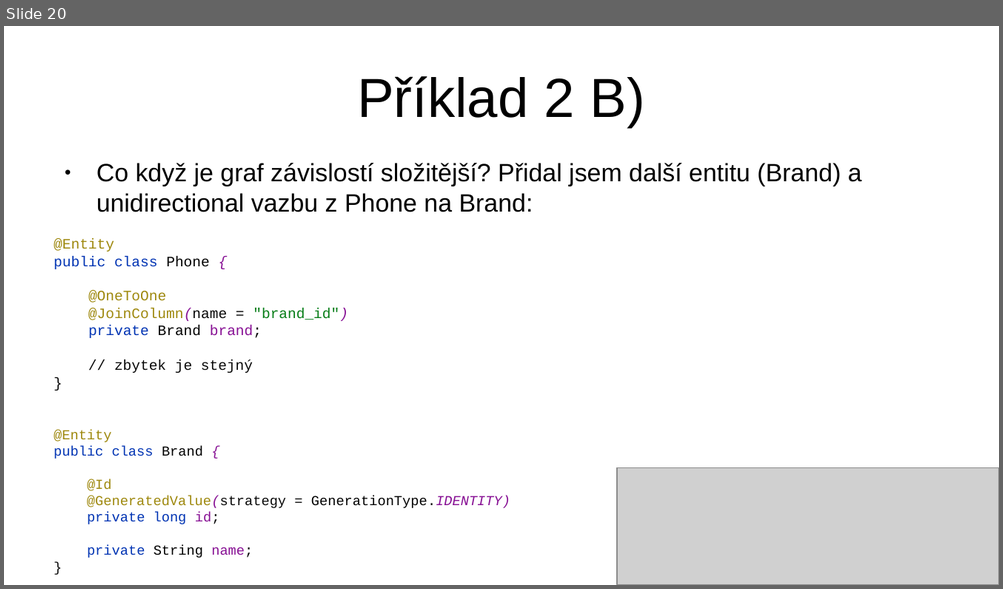
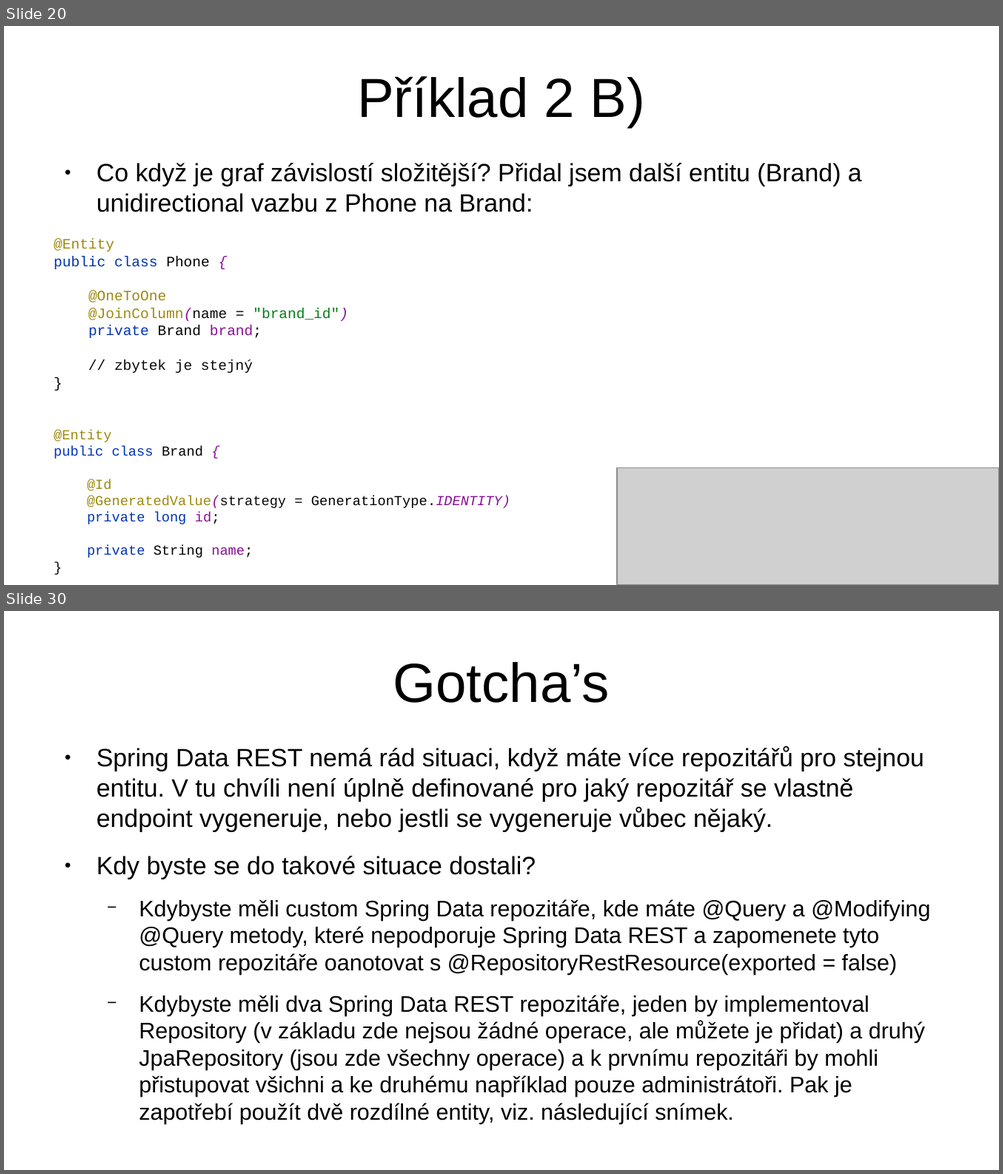
Before and after one commit to jirkapinkas/javadays-2020, a slide deck: spring-data-rest/Prednaska.odp. Shown one above the other, each under a label of ours: slide 20 before the commit, slides 20 and 30 after it; the slides between them are not shown. The pictures are 1003x589 and 1003x1174 pixels, drawn with LibreOffice and Linux fonts; fonts in the diff are those of the drawing; grey boxes stand for pictures. Boxes give left, top, right and bottom in pixels: in the first picture for what was removed or moved away, otherwise in the second. Text is boxed around its words. In the diff, an @@ line names an element or a change of style, - is before the commit and + after.

```diff
--- a/spring-data-rest/Prednaska.odp
+++ b/spring-data-rest/Prednaska.odp
@@ slide 30 added at bbox=[4, 611, 999, 1170], background #FFFFFF @@
@@ title added at bbox=[392, 662, 609, 703], 44 pt, text #000000 @@
+Gotcha’s
@@ text added at bbox=[96, 746, 930, 1125], 18 pt, text #000000 @@
+● Spring Data REST nemá rád situaci, když máte více repozitářů pro stejnou entitu. V tu chvíli není úplně definované pro jaký repozitář se vlastně endpoint vygeneruje, nebo jestli se vygeneruje vůbec nějaký.
+● Kdy byste se do takové situace dostali?
+  − Kdybyste měli custom Spring Data repozitáře, kde máte @Query a @Modifying @Query metody, které nepodporuje Spring Data REST a zapomenete tyto custom repozitáře oanotovat s @RepositoryRestResource(exported = false)
+  − Kdybyste měli dva Spring Data REST repozitáře, jeden by implementoval Repository (v základu zde nejsou žádné operace, ale můžete je přidat) a druhý JpaRepository (jsou zde všechny operace) a k prvnímu repozitáři by mohli přistupovat všichni a ke druhému například pouze administrátoři. Pak je zapotřebí použít dvě rozdílné entity, viz. následující snímek.
```
Also in this commit, not shown: 4 slides changed, 14 other slides added, 2 slides removed, 6 other files.
